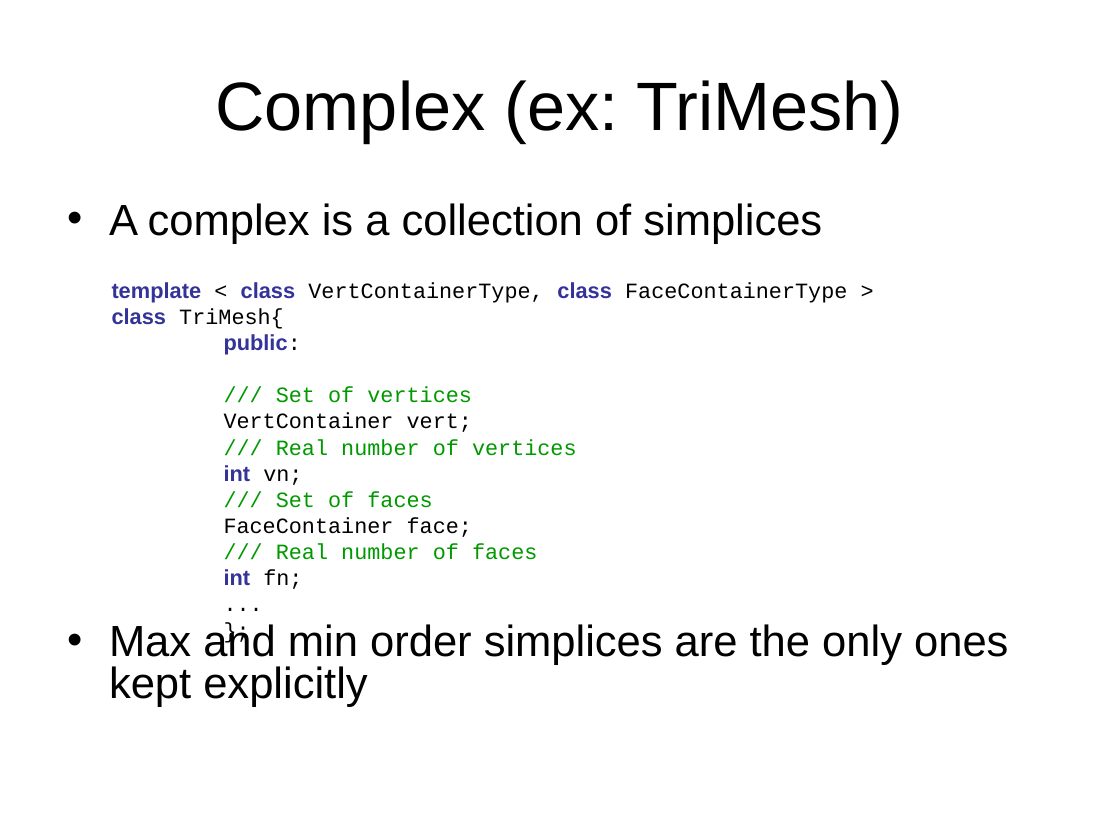
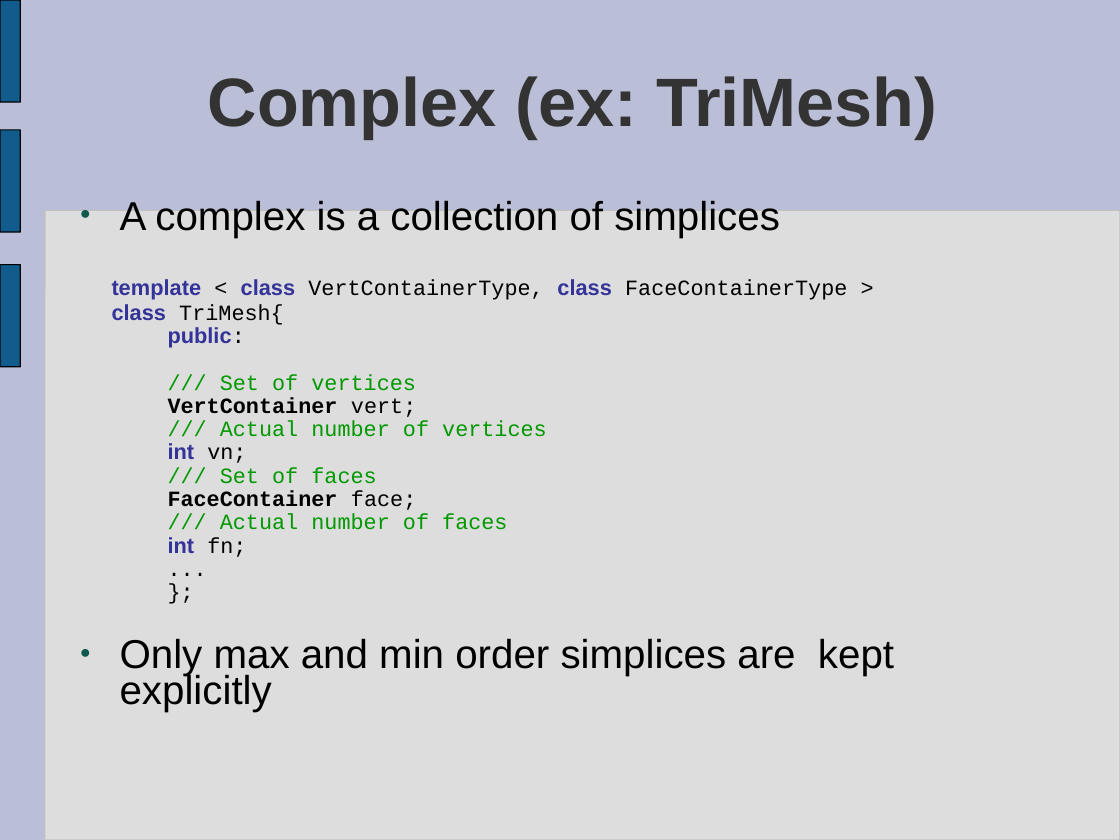
Before and after one commit to virtualritz/vcglib, a slide deck: slide 9 of docs/introduction to vcg.ppt (slide 18 before the commit). Drawn at 1120x840 pixels with LibreOffice and Linux fonts; fonts in the diff are those of the drawing. Boxes give left, top, right and bottom in pixels: in the first picture for what was removed or moved away, otherwise in the second. Text is boxed around its words. In the diff, an @@ line names an element or a change of style, - is before the commit and + after.

```diff
--- a/docs/introduction to vcg.ppt
+++ b/docs/introduction to vcg.ppt
@@ background #FFFFFF to #BABED6 @@
@@ freeform shape added at box(0, 0, 20, 102), fill #125C8D, outline #000000 0.74 pt @@
@@ title "Complex (ex: TriMesh)" at box(208, 76, 937, 139): text colour #000000 to #333333, bold on; indent changed; line spacing 1 to 0.93 @@
@@ freeform shape added at box(0, 130, 20, 232), fill #125C8D, outline #000000 0.74 pt @@
@@ text at box(120, 200, 780, 238): size 28 to 25.9 pt in "A complex is a collection of simplices"; bullet • to ●; line spacing 0.8 to 0.74; more space between paragraphs; bullet colour #000000 to #0E594D @@
@@ rounded rectangle added at box(45, 211, 1120, 840), fill #DDDDDD, outline #C0C0C0 0.74 pt @@
@@ freeform shape added at box(0, 264, 20, 366), fill #125C8D, outline #000000 0.74 pt @@
@@ text at box(112, 279, 847, 557): bold on in "VertContainer", "FaceContainer"; line spacing 1 to 0.93; line spacing 1 to 0.89 @@
@@ text at box(220, 421, 547, 437): text changed @@
-/// Real number of vertices
+/// Actual number of vertices
@@ text at box(220, 514, 507, 530): text changed @@
-/// Real number of faces
+/// Actual number of faces
@@ text at box(120, 638, 894, 712): text changed; size 28 to 25.9 pt @@
-• Max and min order simplices are the only ones kept explicitly
+● Only max and min order simplices are kept explicitly
```
Also in this commit, not shown: 12 other slides changed, 15 slides added, 18 slides removed.
